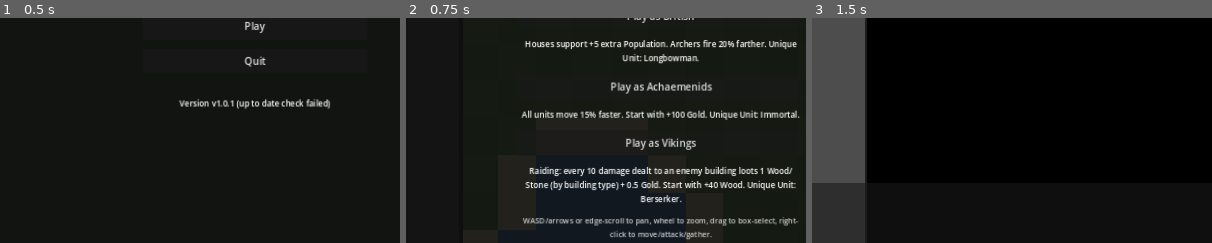
Above: before the commit, frames 1-3 (left to right).
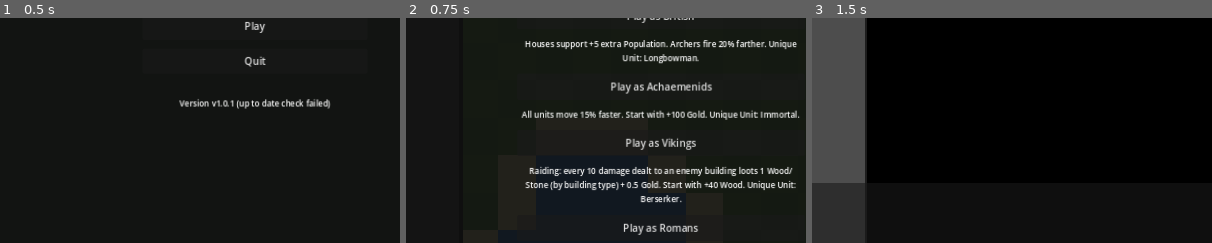
Above: after the commit, the same moments.

Repository: Golden-King05/RTSspoof
Game: Godot game, scene res://Main.tscn
Same seed, same stepped clock (60 frames per second), same inputs: the game is played once before the commit and once after it.
Inputs:
- Up to frame 1 (0.5 s): no input
- Up to frame 2 (0.75 s): click "Play" at 0.5 s
- Up to frame 3 (1.5 s): click "Play as Egyptians" at 1.25 s
The pictures show only the part of the screen within x 18-68%, y 50-100%; the shares and areas given below are measured in that part.

Frame 1 is identical in both runs. In frame 2, 2.2% of the frame differs, in the area x 29-98%, y 88-99%; in frame 3, nothing differs.

Commit message:
Add Romans (construction bonus) and resource-specific depot buildings
Romans: buildings are constructed 30% faster and have 20% more HP,
+30 starting Stone, Legionary (high-armor balanced melee) as their
unique Barracks unit. The construction-speed and building-HP bonuses
are civ_data-driven multipliers applied in Building.setup(), so they
work for every building type automatically, not special-cased per one.

New buildings, all small (radius 28, vs Barracks' 40): Lumberjack Camp
(wood only), Mine (stone + gold), and Windmill (food only) -- dedicated
drop-off points so villagers don't have to haul resources all the way
back to the Town Center, which still accepts everything.

Drop-offs were previously a boolean is_drop_off flag (Town Center only);
replaced with a drop_off_types list per building so a building can
accept a subset of resource types. PlayerState.nearest_dropoff() now
takes the resource type being carried and only considers buildings that
accept it, and Unit._process_return passes carrying_type through.

The AI builds one of each depot next to whichever matching resource
cluster sits closest to home, once affordable, following the same
priority-reservation system as Farms/Houses.

Verified: all 5 civs run clean, Roman building_hp_bonus/construction
bonus confirmed exactly (Town Center 600->720 HP, House build rate
scaled correctly), and a direct drop-off test confirms a Lumberjack
accepts wood but not gold from the same position, and a villager
carrying wood standing beside one deposits into it (170->177 wood)
rather than routing to the Town Center.

Co-Authored-By: Claude Sonnet 5 <noreply@anthropic.com>
Claude-Session: https://claude.ai/code/session_01WJRC2qEvqiYQPAt5hQkyBm

Diff:
--- a/Main.gd
+++ b/Main.gd
@@ -194,6 +194,27 @@
 		print("[sim] +6 dmg (total 12, 1 chunk, carry 2): wood=", ps.resources.wood, " gold=", ps.resources.gold, " (expect +1 wood, +0.5 gold)")
 		dummy_barracks.register_raid_damage(28.0, GameManager.HUMAN_ID)
 		print("[sim] +28 dmg (total 30, 3 chunks): wood=", ps.resources.wood, " gold=", ps.resources.gold, " (expect +3 wood, +1.5 gold more)")
+
+	# Resource-specific drop-off test: a villager carrying wood should route
+	# to a nearby Lumberjack rather than walking all the way back to the
+	# Town Center, and a Lumberjack should never accept gold/stone/food.
+	var lumberjack := RTSBuilding.new()
+	world.add_child(lumberjack)
+	lumberjack.global_position = HUMAN_START + Vector2(300, 300)
+	lumberjack.setup("lumberjack", GameManager.HUMAN_ID, false)
+	var nearest_for_wood = ps.nearest_dropoff(lumberjack.global_position + Vector2(10, 10), "wood")
+	var nearest_for_gold = ps.nearest_dropoff(lumberjack.global_position + Vector2(10, 10), "gold")
+	print("[sim] lumberjack accepts wood from beside it: ", nearest_for_wood == lumberjack, " (expect true)")
+	print("[sim] lumberjack does NOT accept gold from beside it: ", nearest_for_gold == lumberjack, " (expect false)")
+
+	var hauler = ps.units[1]
+	hauler.global_position = lumberjack.global_position + Vector2(15, 0)
+	hauler.carrying_type = "wood"
+	hauler.carrying_amount = 7.0
+	hauler.state = RTSUnit.State.RETURN
+	var wood_before: float = ps.resources.wood
+	await get_tree().create_timer(0.5).timeout
+	print("[sim] wood after depositing at lumberjack: ", ps.resources.wood, " (expect +7 from ", wood_before, ")")
 
 	print("[sim] DONE")
 
--- a/ai/AIController.gd
+++ b/ai/AIController.gd
@@ -43,6 +43,7 @@
 	_maybe_build_house(ps, reserved)
 	_maybe_build_barracks(ps, reserved)
 	_maybe_build_farm(ps, reserved)
+	_maybe_build_resource_camps(ps, reserved)
 	_maybe_train_military(ps, reserved)
 	_maybe_attack(ps)
 
@@ -228,6 +229,64 @@
 		if is_finite(near_water_pos.x):
 			return near_water_pos
 	return base_pos + Vector2(randf_range(-160, 160), randf_range(-160, 160))
+
+
+## Resource-specific depots (Lumberjack/Mine/Windmill): each accepts only
+## certain resource types, so unlike Farm/House there's no quantity target
+## here -- just one of each, built beside whichever matching resource
+## cluster sits closest to home, once affordable.
+const RESOURCE_CAMP_TYPES := {
+	"lumberjack": ["wood"],
+	"mine_camp": ["stone", "gold"],
+	"windmill": ["food"],
+}
+
+
+func _maybe_build_resource_camps(ps: PlayerState, reserved: Dictionary) -> void:
+	for building_type in RESOURCE_CAMP_TYPES.keys():
+		var already_built := false
+		for b in ps.buildings:
+			if is_instance_valid(b) and b.building_type == building_type:
+				already_built = true
+				break
+		if already_built:
+			continue
+		var cost: Dictionary = GameData.get_building_stats(building_type).get("cost", {})
+		if not _can_afford_with_reserve(ps, cost, reserved):
+			_reserve(reserved, cost)
+			continue
+		var target = _find_nearest_resource_of_types(ps, RESOURCE_CAMP_TYPES[building_type])
+		if target == null:
+			continue
+		var angle: float = randf() * TAU
+		var pos: Vector2 = target.global_position + Vector2(cos(angle), sin(angle)) * 50.0
+		_build_building(ps, building_type, pos)
+
+
+## Nearest wild resource node (or, if "food" is one of `types`, this
+## player's own finished Farms too) of a matching type, measured from home.
+func _find_nearest_resource_of_types(ps: PlayerState, types: Array):
+	var tc = ps.town_center()
+	var from_pos: Vector2 = tc.global_position if tc else Vector2.ZERO
+	var best = null
+	var best_d := INF
+	for r in get_tree().get_nodes_in_group("resources") as Array:
+		if not is_instance_valid(r) or r.is_depleted():
+			continue
+		if not types.has(r.resource_type):
+			continue
+		var d: float = from_pos.distance_to(r.global_position)
+		if d < best_d:
+			best_d = d
+			best = r
+	if types.has("food"):
+		for b in ps.buildings:
+			if is_instance_valid(b) and b.is_farm and not b.under_construction and not b.is_depleted():
+				var d: float = from_pos.distance_to(b.global_position)
+				if d < best_d:
+					best_d = d
+					best = b
+	return best
 
 
 func _build_building(ps: PlayerState, building_type: String, pos_override: Vector2 = Vector2.INF) -> void:
--- a/autoload/GameData.gd
+++ b/autoload/GameData.gd
@@ -78,6 +78,15 @@
 		"gather_rate": 0.0, "carry_capacity": 0, "civ_only": "viking",
 		"can_build": false, "can_gather": false,
 	},
+	"legionary": {
+		"display_name": "Legionary",
+		"max_hp": 50, "attack": 8, "armor": 3, "attack_range": 16.0,
+		"move_speed": 95.0, "attack_cooldown": 1.3, "is_ranged": false,
+		"cost": {"food": 60, "gold": 30}, "train_time": 22.0, "pop_cost": 1,
+		"radius": 10.0, "vision_range": 150.0,
+		"gather_rate": 0.0, "carry_capacity": 0, "civ_only": "roman",
+		"can_build": false, "can_gather": false,
+	},
 }
 
 ## Building stat table.
@@ -86,29 +95,50 @@
 		"display_name": "Town Center",
 		"max_hp": 600, "cost": {}, "build_time": 0.0,
 		"provides_pop": 5, "can_train": ["villager"],
-		"is_drop_off": true, "radius": 54.0, "vision_range": 220.0,
+		"drop_off_types": ["wood", "food", "gold", "stone"], "radius": 54.0, "vision_range": 220.0,
 		"raid_resource": "stone",
 	},
 	"house": {
 		"display_name": "House",
 		"max_hp": 150, "cost": {"wood": 30}, "build_time": 15.0,
 		"provides_pop": 10, "can_train": [],
-		"is_drop_off": false, "radius": 26.0, "vision_range": 140.0,
+		"drop_off_types": [], "radius": 26.0, "vision_range": 140.0,
 		"raid_resource": "wood",
 	},
 	"barracks": {
 		"display_name": "Barracks",
 		"max_hp": 300, "cost": {"wood": 120}, "build_time": 35.0,
 		"provides_pop": 0, "can_train": ["militia", "archer"],
-		"is_drop_off": false, "radius": 40.0, "vision_range": 160.0,
+		"drop_off_types": [], "radius": 40.0, "vision_range": 160.0,
 		"raid_resource": "wood",
 	},
 	"farm": {
 		"display_name": "Farm",
 		"max_hp": 80, "cost": {"wood": 60}, "build_time": 12.0,
 		"provides_pop": 0, "can_train": [],
-		"is_drop_off": false, "radius": 22.0, "vision_range": 100.0,
+		"drop_off_types": [], "radius": 22.0, "vision_range": 100.0,
 		"is_farm": true, "food_amount": 175.0,
+		"raid_resource": "wood",
+	},
+	"lumberjack": {
+		"display_name": "Lumberjack Camp",
+		"max_hp": 120, "cost": {"wood": 60}, "build_time": 15.0,
+		"provides_pop": 0, "can_train": [],
+		"drop_off_types": ["wood"], "radius": 28.0, "vision_range": 120.0,
+		"raid_resource": "wood",
+	},
+	"mine_camp": {
+		"display_name": "Mine",
+		"max_hp": 120, "cost": {"wood": 60}, "build_time": 15.0,
+		"provides_pop": 0, "can_train": [],
+		"drop_off_types": ["stone", "gold"], "radius": 28.0, "vision_range": 120.0,
+		"raid_resource": "wood",
+	},
+	"windmill": {
+		"display_name": "Windmill",
+		"max_hp": 120, "cost": {"wood": 60}, "build_time": 15.0,
+		"provides_pop": 0, "can_train": [],
+		"drop_off_types": ["food"], "radius": 28.0, "vision_range": 120.0,
 		"raid_resource": "wood",
 	},
 }
@@ -161,6 +191,19 @@
 		"unique_unit": "berserker",
 		"barracks_unique": true,
 		"bonus_text": "Raiding: every 10 damage dealt to an enemy building loots 1 Wood/Stone (by building type) + 0.5 Gold. Start with +40 Wood. Unique Unit: Berserker.",
+	},
+	"roman": {
+		"display_name": "Romans",
+		"color": Color(0.65, 0.08, 0.10),
+		"gather_bonus": {},
+		"starting_bonus": {"stone": 30},
+		"house_pop_bonus": 0,
+		"ranged_range_bonus": 1.0,
+		"construction_speed_bonus": 1.3,
+		"building_hp_bonus": 1.2,
+		"unique_unit": "legionary",
+		"barracks_unique": true,
+		"bonus_text": "Buildings are constructed 30% faster and have 20% more HP. Start with +30 Stone. Unique Unit: Legionary.",
 	},
 }
 
--- a/core/PlayerState.gd
+++ b/core/PlayerState.gd
@@ -109,6 +109,16 @@
 	return civ.get("move_speed_bonus", 1.0)
 
 
+func construction_speed_multiplier() -> float:
+	var civ: Dictionary = civ_data()
+	return civ.get("construction_speed_bonus", 1.0)
+
+
+func building_hp_multiplier() -> float:
+	var civ: Dictionary = civ_data()
+	return civ.get("building_hp_bonus", 1.0)
+
+
 func town_center() -> Node:
 	for b in buildings:
 		if is_instance_valid(b) and b.building_type == "town_center" and not b.under_construction:
@@ -116,14 +126,17 @@
 	return null
 
 
-func nearest_dropoff(from_pos: Vector2) -> Node:
+## Nearest building that accepts `resource_type` (Town Center takes all
+## four; Lumberjack/Mine/Windmill only the type(s) they're built for).
+func nearest_dropoff(from_pos: Vector2, resource_type: String) -> Node:
 	var best: Node = null
 	var best_dist := INF
 	for b in buildings:
-		if not is_instance_valid(b):
+		if not is_instance_valid(b) or b.under_construction:
 			continue
 		var stats: Dictionary = GameData.get_building_stats(b.building_type)
-		if not stats.get("is_drop_off", false) or b.under_construction:
+		var drop_types: Array = stats.get("drop_off_types", [])
+		if not drop_types.has(resource_type):
 			continue
 		var d: float = from_pos.distance_squared_to(b.global_position)
 		if d < best_dist:
--- a/entities/Building.gd
+++ b/entities/Building.gd
@@ -14,7 +14,7 @@
 var armor: float = 0.0
 var radius: float = 30.0
 var vision_range: float = 150.0
-var is_drop_off: bool = false
+var drop_off_types: Array = []
 var can_train: Array = []
 var build_time: float = 10.0
 
@@ -45,11 +45,11 @@
 	var ps: PlayerState = GameManager.get_player(player_id)
 	civ_id = ps.civ_id if ps else ""
 	var stats: Dictionary = GameData.get_building_stats(building_type)
-	max_hp = stats.get("max_hp", 100.0)
+	max_hp = stats.get("max_hp", 100.0) * (ps.building_hp_multiplier() if ps else 1.0)
 	radius = stats.get("radius", 30.0)
 	vision_range = stats.get("vision_range", 150.0)
-	is_drop_off = stats.get("is_drop_off", false)
-	build_time = max(stats.get("build_time", 10.0), 0.01)
+	drop_off_types = stats.get("drop_off_types", [])
+	build_time = max(stats.get("build_time", 10.0), 0.01) / (ps.construction_speed_multiplier() if ps else 1.0)
 	can_train = GameData.trainable_units_for_building(building_type, civ_id)
 
 	is_farm = stats.get("is_farm", false)
--- a/entities/Unit.gd
+++ b/entities/Unit.gd
@@ -231,7 +231,7 @@
 	var ps: PlayerState = GameManager.get_player(player_id)
 	if not ps:
 		return
-	var drop = ps.nearest_dropoff(global_position)
+	var drop = ps.nearest_dropoff(global_position, carrying_type)
 	if drop == null:
 		state = State.IDLE
 		return
--- a/ui/HUD.gd
+++ b/ui/HUD.gd
@@ -131,12 +131,11 @@
 			can_build_any = true
 			break
 	if can_build_any:
-		var house_cost: Dictionary = GameData.get_building_stats("house").get("cost", {})
-		var barracks_cost: Dictionary = GameData.get_building_stats("barracks").get("cost", {})
-		var farm_cost: Dictionary = GameData.get_building_stats("farm").get("cost", {})
-		_add_button("Build House (%s)" % _cost_str(house_cost), func() -> void: selection_manager.start_placement("house"))
-		_add_button("Build Barracks (%s)" % _cost_str(barracks_cost), func() -> void: selection_manager.start_placement("barracks"))
-		_add_button("Build Farm (%s)" % _cost_str(farm_cost), func() -> void: selection_manager.start_placement("farm"))
+		const BUILDABLE_TYPES := ["house", "barracks", "farm", "lumberjack", "mine_camp", "windmill"]
+		for building_type in BUILDABLE_TYPES:
+			var stats: Dictionary = GameData.get_building_stats(building_type)
+			var captured_type: String = building_type
+			_add_button("Build %s (%s)" % [stats.get("display_name", building_type), _cost_str(stats.get("cost", {}))], func() -> void: selection_manager.start_placement(captured_type))
 
 
 func _show_building_actions(building) -> void:
@@ -153,7 +152,14 @@
 		var water_note: String = "  (near water)" if near_water else "  (build closer to water for the Egyptian bonus)"
 		_info_label.text = "%s   Food %d/%d%s" % [dn, int(building.food_remaining), int(building.food_max), water_note if building.civ_id == "egyptian" else ""]
 		return
-	_info_label.text = "%s   HP %d/%d" % [dn, int(building.hp), int(building.max_hp)]
+	var drop_types: Array = stats.get("drop_off_types", [])
+	var drop_note: String = ""
+	if not drop_types.is_empty():
+		var names: Array = []
+		for t in drop_types:
+			names.append(String(t).capitalize())
+		drop_note = "   accepts: %s" % ", ".join(names)
+	_info_label.text = "%s   HP %d/%d%s" % [dn, int(building.hp), int(building.max_hp), drop_note]
 	var ps: PlayerState = GameManager.get_player(player_id)
 	if not ps:
 		return
Not shown, changed: README.md
